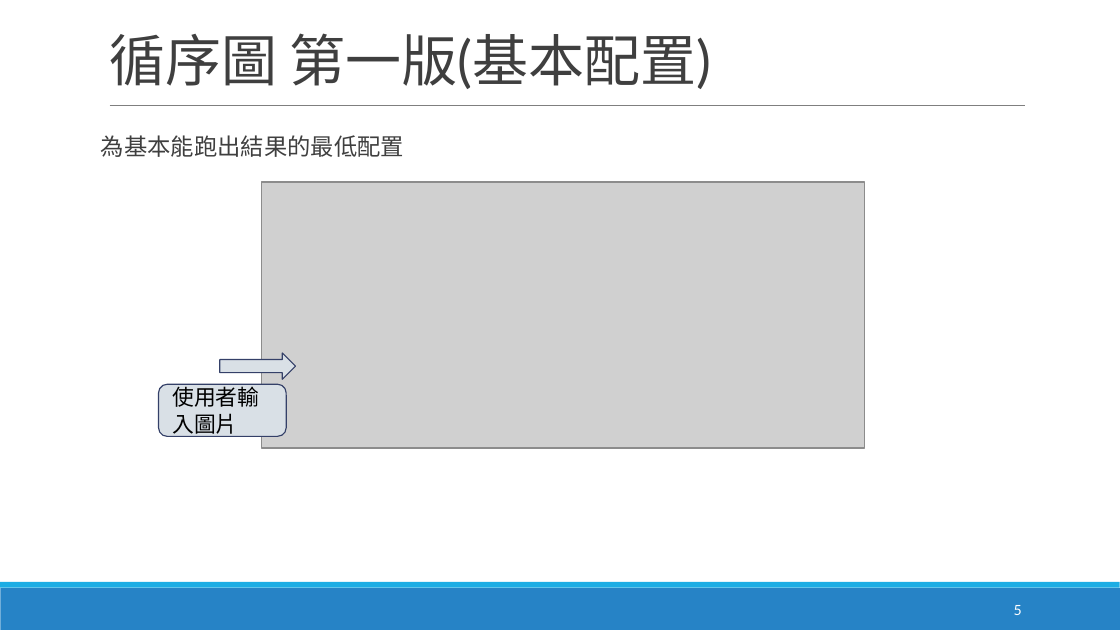
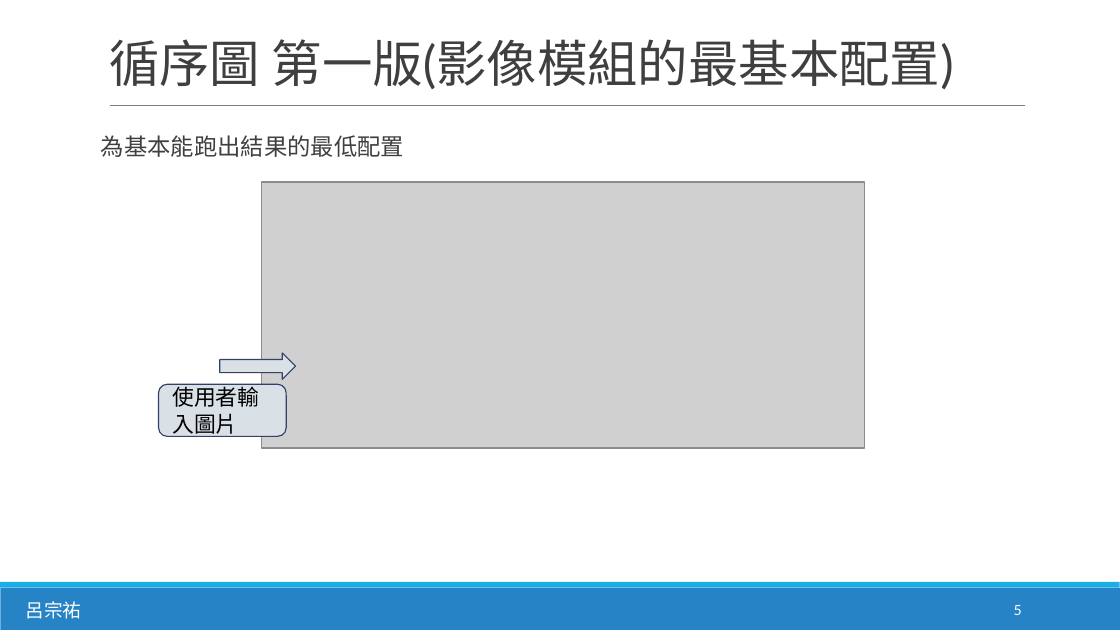
Before and after one commit to NightHao/Software_Engineering, a slide deck: slide 5 of 軟工報告/軟體工程第三四章報告ch3&4_v0.pptx. Drawn at 1120x630 pixels with LibreOffice and Linux fonts; fonts in the diff are those of the drawing; grey boxes stand for pictures. Boxes give left, top, right and bottom in pixels: in the first picture for what was removed or moved away, otherwise in the second. Text is boxed around its words. In the diff, an @@ line names an element or a change of style, - is before the commit and + after.

```diff
--- a/軟工報告/軟體工程第三四章報告ch3&4_v0.pptx
+++ b/軟工報告/軟體工程第三四章報告ch3&4_v0.pptx
@@ title at (x1=109, y1=39, x2=954, y2=89): text changed; size 36 to 32.4 pt @@
-循序圖 第一版(基本配置)
+循序圖 第一版(影像模組的最基本配置)
@@ text added at (x1=25, y1=601, x2=81, y2=619), 12 pt, text #FFFFFF @@
+呂宗祐
```
Also in this commit, not shown: 20 other slides changed.
